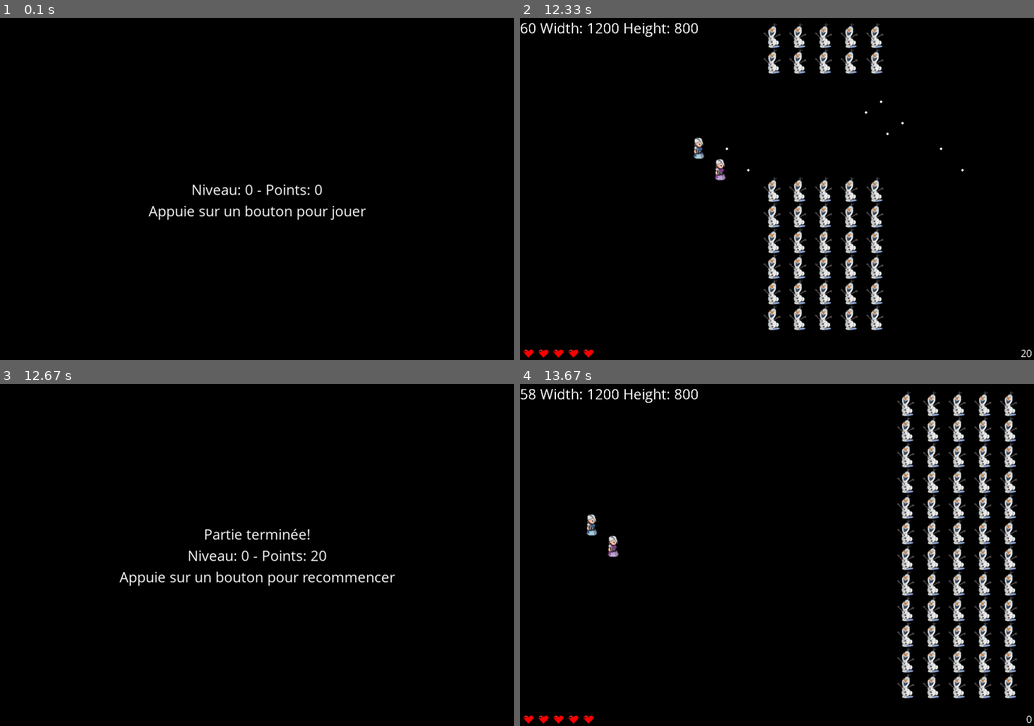
Above: before the commit, frames 1-4 (two rows, left to right).
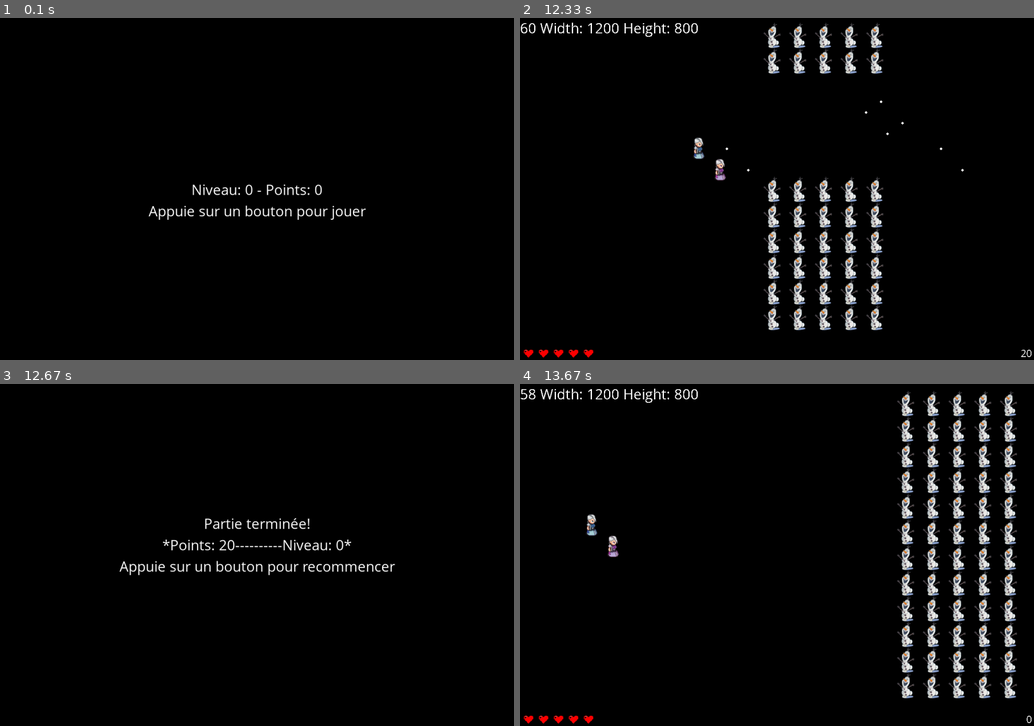
Above: after the commit, the same moments.

Repository: pasbad/pyGameTest
Game: pygame game, started from snow_ball_invader.py
Same seed, same stepped clock (60 frames per second), same inputs: the game is played once before the commit and once after it.
Inputs:
- Up to frame 1 (0.1 s): no input
- Up to frame 2 (12.33 s): hold Up 0.83-1.3 s; hold Right 1.33-1.97 s; tap Space at 1.4, 1.7, 2.07, 2.47, 2.77, 2.97, 3.27, 3.47, 3.8, 4.1, 4.3, 4.6, 4.87, 5.2, 5.5, 5.63, 6.03, 6.33, 6.7, 7.1, 7.4, 7.6, 7.9, 8.1, 8.43, 8.73, 8.93, 9.23, 9.5, 9.83, 10.13, 10.27, 10.67, 10.97, 11.33, 11.73, 12.03, 12.23 s; hold Down 2-2.37 s; hold Left 2.4-2.87 s; hold Right 2.9-3.37 s; hold Up 3.4-3.7 s; hold Right 3.73-4.2 s; hold Left 4.23-4.77 s; hold Down 4.8-5.1 s; hold Left 5.13-5.53 s; hold Up 5.57-5.93 s; hold Right 5.97-6.6 s; hold Down 6.63-7 s; hold Left 7.03-7.5 s; hold Right 7.53-8 s; hold Up 8.03-8.33 s; hold Right 8.37-8.83 s; hold Left 8.87-9.4 s; hold Down 9.43-9.73 s; hold Left 9.77-10.17 s; hold Up 10.2-10.57 s; hold Right 10.6-11.23 s; hold Down 11.27-11.63 s; hold Left 11.67-12.13 s; hold Right from 12.17 s (still down)
- Up to frame 3 (12.67 s): tap Space at 12.53 s; release Right at 12.63 s
- Up to frame 4 (13.67 s): tap Space at 13.07, 13.37, 13.57 s; hold Left from 13.5 s (still down)

Frames 1-2 are identical in both runs. In frame 3, 2.4% of the frame differs, in the area x 23-77%, y 39-59%; in frame 4, nothing differs.

Commit message:
Display highscores

Diff:
--- a/snow_ball_invader.py
+++ b/snow_ball_invader.py
@@ -429,20 +429,29 @@
 
     # Background
     screen.fill((0, 0, 0))
+    score_increment = 50
+    score_origin = screenHeight/2 - score_increment*len(highScores)/2
+
 
     # Instruction
     text_surface2 = font.render("Partie terminée!", True, white)
-    text_rect2 = text_surface2.get_rect(center=(screenWidth / 2, screenHeight / 2 - 50))
+    text_rect2 = text_surface2.get_rect(center=(screenWidth / 2, score_origin - score_increment))
     screen.blit(text_surface2, text_rect2)
 
     # Niveau + Pts
-    text_surface = font.render("Niveau: " + str(level) + " - Points: " + str(pts), True, white)
-    text_rect = text_surface.get_rect(center=(screenWidth / 2, screenHeight / 2))
-    screen.blit(text_surface, text_rect)
+    for idx, score in enumerate(highScores):
+        string_pts = "Points: " + str(score[0])
+        string_level = "Niveau: " + str(score[1])
+        if idx == score_index:
+            text_surface = font.render('*' + string_pts.ljust(20, '-') + string_level + '*', True, white)
+        else:
+            text_surface = font.render(string_pts.ljust(20, '-') + string_level, True, white)
+        text_rect = text_surface.get_rect(center=(screenWidth / 2, score_origin + score_increment*idx))
+        screen.blit(text_surface, text_rect)
 
     # Instruction
     text_surface2 = font.render("Appuie sur un bouton pour recommencer", True, white)
-    text_rect2 = text_surface2.get_rect(center=(screenWidth / 2, screenHeight / 2 + 50))
+    text_rect2 = text_surface2.get_rect(center=(screenWidth / 2, score_origin + len(highScores)*score_increment))
     screen.blit(text_surface2, text_rect2)
 
     # Display
